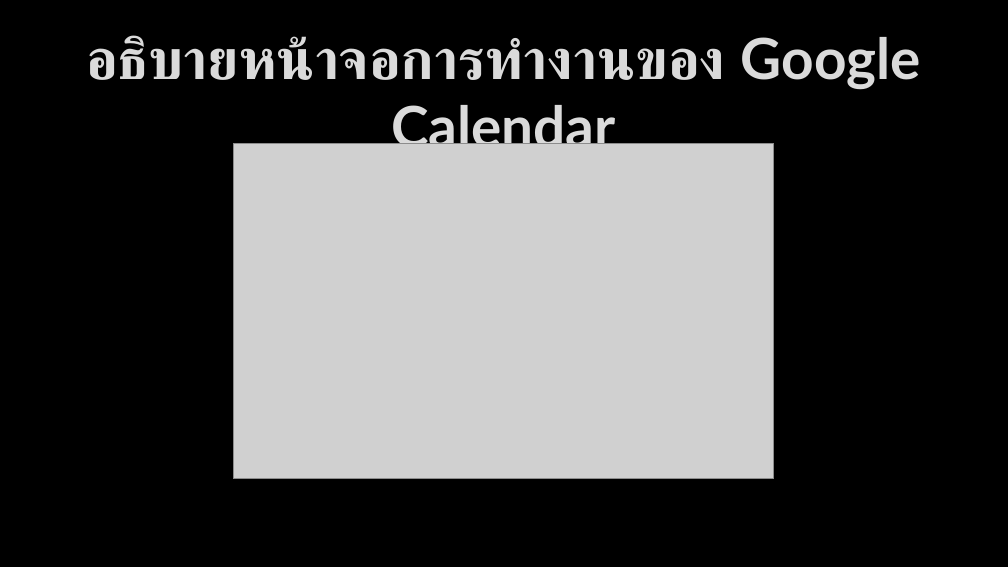
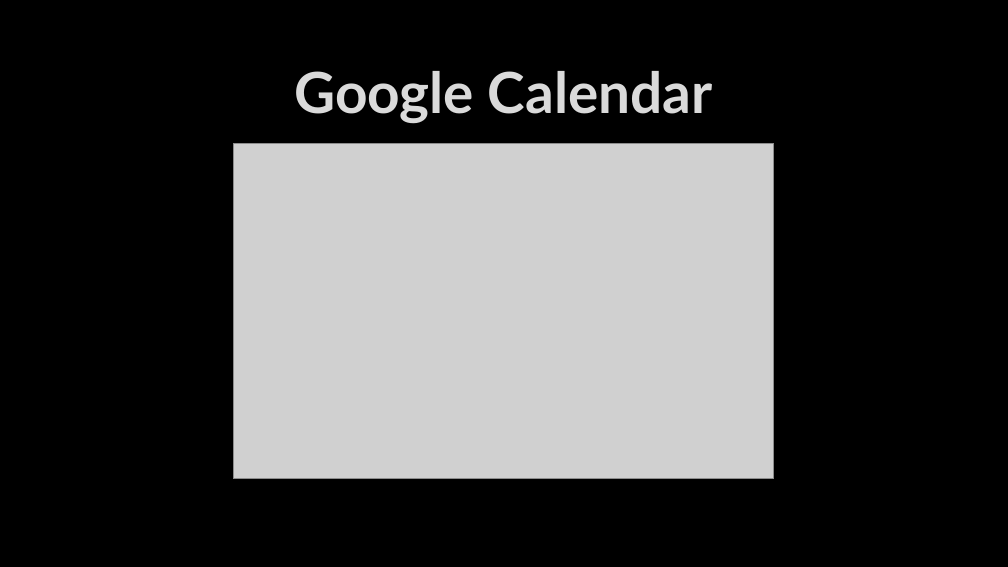
Before and after one commit to bratchasak/gcalendar, a slide deck: slide 3 of Google Calendar.pptx (slide 7 before the commit). Drawn at 1008x567 pixels with LibreOffice and Linux fonts; fonts in the diff are those of the drawing; grey boxes stand for pictures; background and template pictures are left out. Boxes give left, top, right and bottom in pixels: in the first picture for what was removed or moved away, otherwise in the second. Text is boxed around its words. In the diff, an @@ line names an element or a change of style, - is before the commit and + after.

```diff
--- a/Google Calendar.pptx
+++ b/Google Calendar.pptx
@@ title at (294,71,713,123): text changed @@
-อธิบายหน้าจอการทำงานของ Google Calendar
+Google Calendar
```
Also in this commit, not shown: 7 other slides changed, 16 slides removed, 1 other file.
